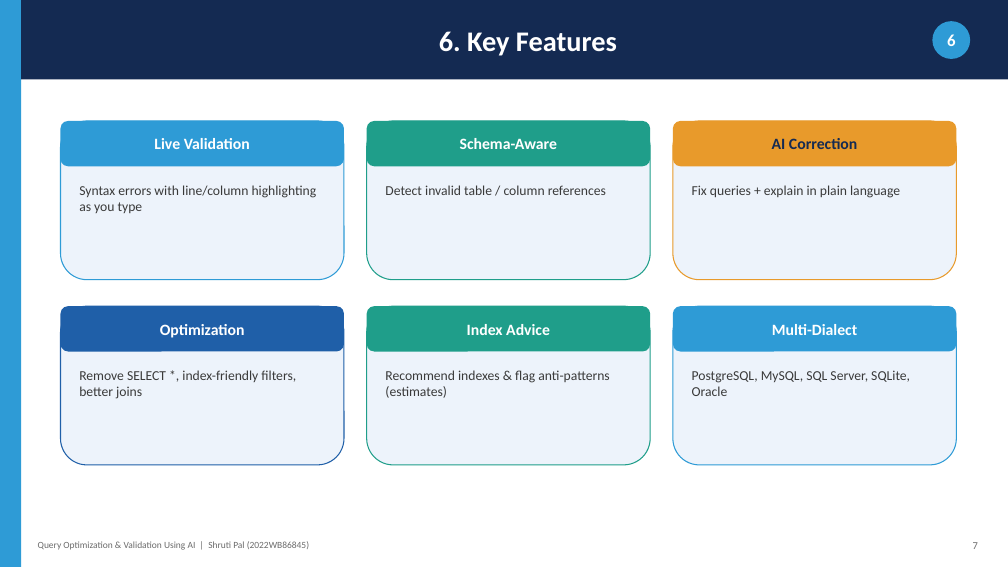
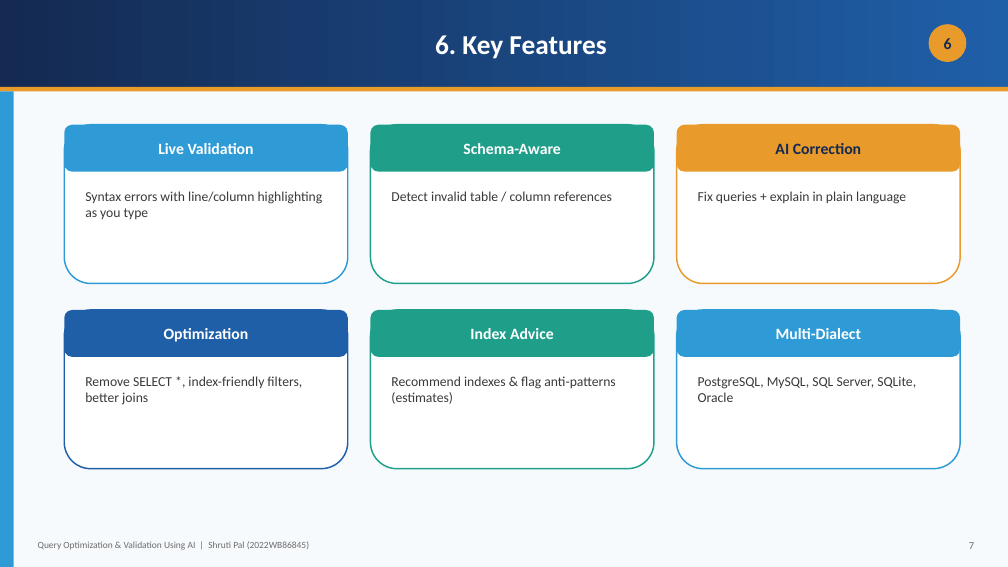
Before and after one commit to shreyanshx/AI-Query-Analyser-Validator, a slide deck: slide 8 of 2022wb86845 Dissertation Presentation.pptx. Drawn at 1008x567 pixels with LibreOffice and Linux fonts; fonts in the diff are those of the drawing. Boxes give left, top, right and bottom in pixels: in the first picture for what was removed or moved away, otherwise in the second. Text is boxed around its words. In the diff, an @@ line names an element or a change of style, - is before the commit and + after.

Commit message:
docs: redesign deck with gradient theme + image-based architecture/data-flow diagrams
Replace flat solid-colour slides with a gradient/layered theme and varied layouts. Architecture and data-flow diagrams are now rendered PNG images (embedded, not pptx shapes), with editable draw.io (.drawio) sources in assets/.

```diff
--- a/2022wb86845 Dissertation Presentation.pptx
+++ b/2022wb86845 Dissertation Presentation.pptx
@@ rectangle "6. Key Features": place and size @@
-rectangle "6. Key Features" at box(21, 0, 1008, 79)
+rectangle "6. Key Features" at box(0, 0, 1008, 87)
@@ rectangle "6. Key Features" at box(0, 0, 1008, 87): size 27 to 26 pt; fill #142A52 to gradient #142A52 to #1F5FA8 @@
@@ rectangle added at box(0, 0, 1008, 567), fill #F7FAFD @@
@@ ellipse "6": place and size @@
-ellipse "6" at box(932, 21, 970, 59)
+ellipse "6" at box(929, 24, 966, 62)
@@ ellipse "6" at box(929, 24, 966, 62): size 16 to 15 pt, text colour #FFFFFF to #142A52; fill #2E9BD6 to #E89A2B @@
@@ rectangle added at box(0, 87, 1008, 91), fill #E89A2B @@
@@ rectangle: place and size @@
-rectangle at box(0, 0, 21, 567)
+rectangle at box(0, 91, 14, 567)
@@ rounded rectangle at box(64, 125, 348, 284): fill #EDF3FB to #FFFFFF; outline #2E9BD6 1 pt to #2E9BD6 1.4 pt @@
@@ rounded rectangle at box(371, 125, 654, 284): fill #EDF3FB to #FFFFFF; outline #1F9E8A 1 pt to #1F9E8A 1.4 pt @@
@@ rounded rectangle at box(677, 125, 960, 284): fill #EDF3FB to #FFFFFF; outline #E89A2B 1 pt to #E89A2B 1.4 pt @@
@@ text "Syntax errors with line/column highlighting ...": place and size @@
-text "Syntax errors with line/column highlighting ..." at box(79, 185, 317, 213)
+text "Syntax errors with line/column highlighting ..." at box(85, 191, 323, 219)
@@ text "Detect invalid table / column ...": place and size @@
-text "Detect invalid table / column ..." at box(385, 185, 606, 195)
+text "Detect invalid table / column ..." at box(391, 191, 612, 201)
@@ rounded rectangle at box(64, 310, 348, 469): fill #EDF3FB to #FFFFFF; outline #1F5FA8 1 pt to #1F5FA8 1.4 pt @@
@@ 12 rounded rectangles, 2 texts: place and size @@
-12 rounded rectangles, 2 texts at box(60, 121, 957, 465)
+12 rounded rectangles, 2 texts at box(64, 125, 960, 469)
@@ rounded rectangle at box(371, 310, 654, 469): fill #EDF3FB to #FFFFFF; outline #1F9E8A 1 pt to #1F9E8A 1.4 pt @@
@@ rounded rectangle at box(677, 310, 960, 469): fill #EDF3FB to #FFFFFF; outline #2E9BD6 1 pt to #2E9BD6 1.4 pt @@
@@ text "Remove SELECT *, index-friendly filters, ...": place and size @@
-text "Remove SELECT *, index-friendly filters, ..." at box(79, 370, 296, 399)
+text "Remove SELECT *, index-friendly filters, ..." at box(85, 376, 302, 405)
@@ text "Recommend indexes & flag anti-patterns ...": place and size @@
-text "Recommend indexes & flag anti-patterns ..." at box(385, 370, 609, 398)
+text "Recommend indexes & flag anti-patterns ..." at box(391, 376, 615, 404)
@@ text "7": place and size @@
-text "7" at box(973, 542, 978, 549)
+text "7" at box(969, 542, 974, 549)
```
Also in this commit, not shown: 13 other slides changed, 4 other files.
